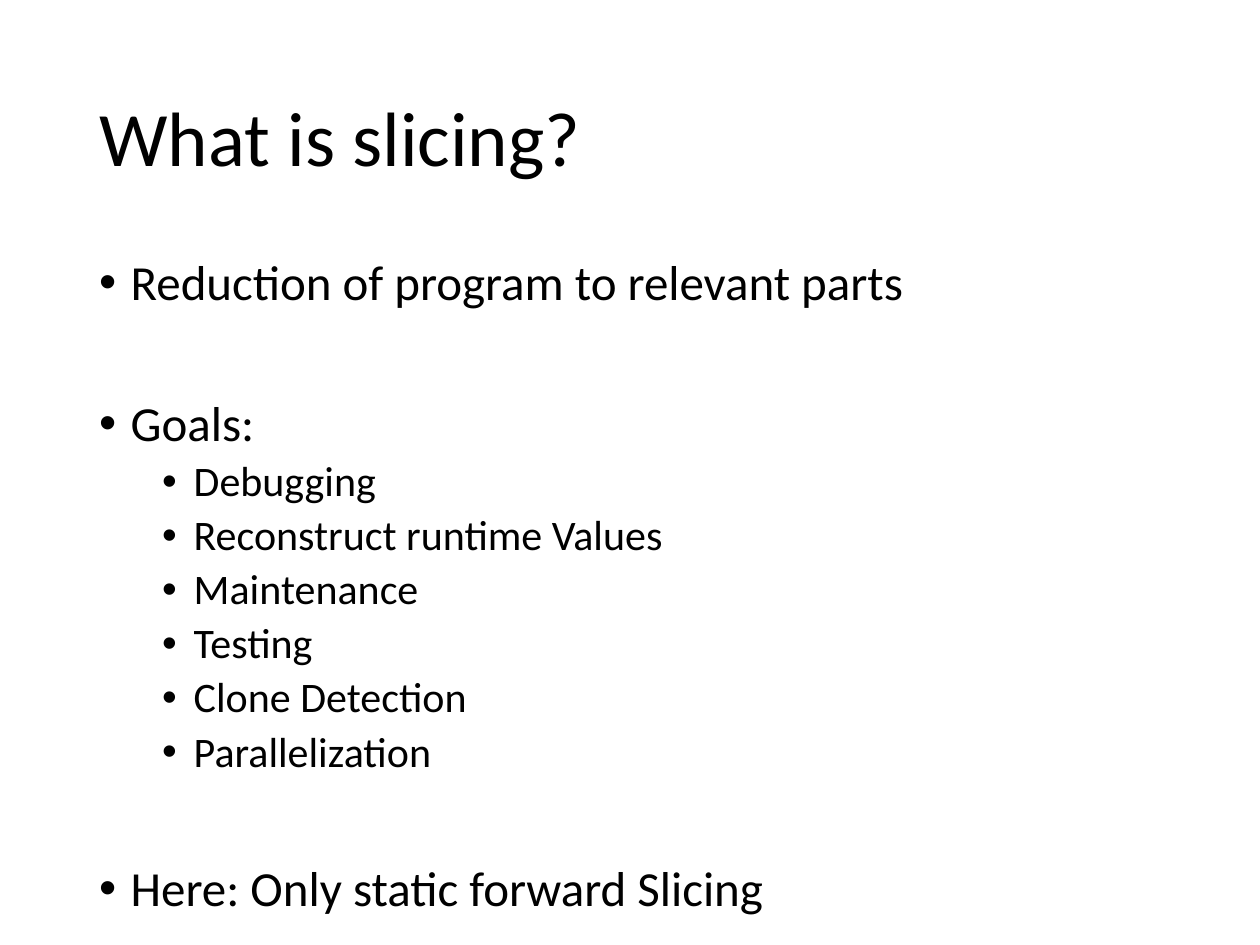
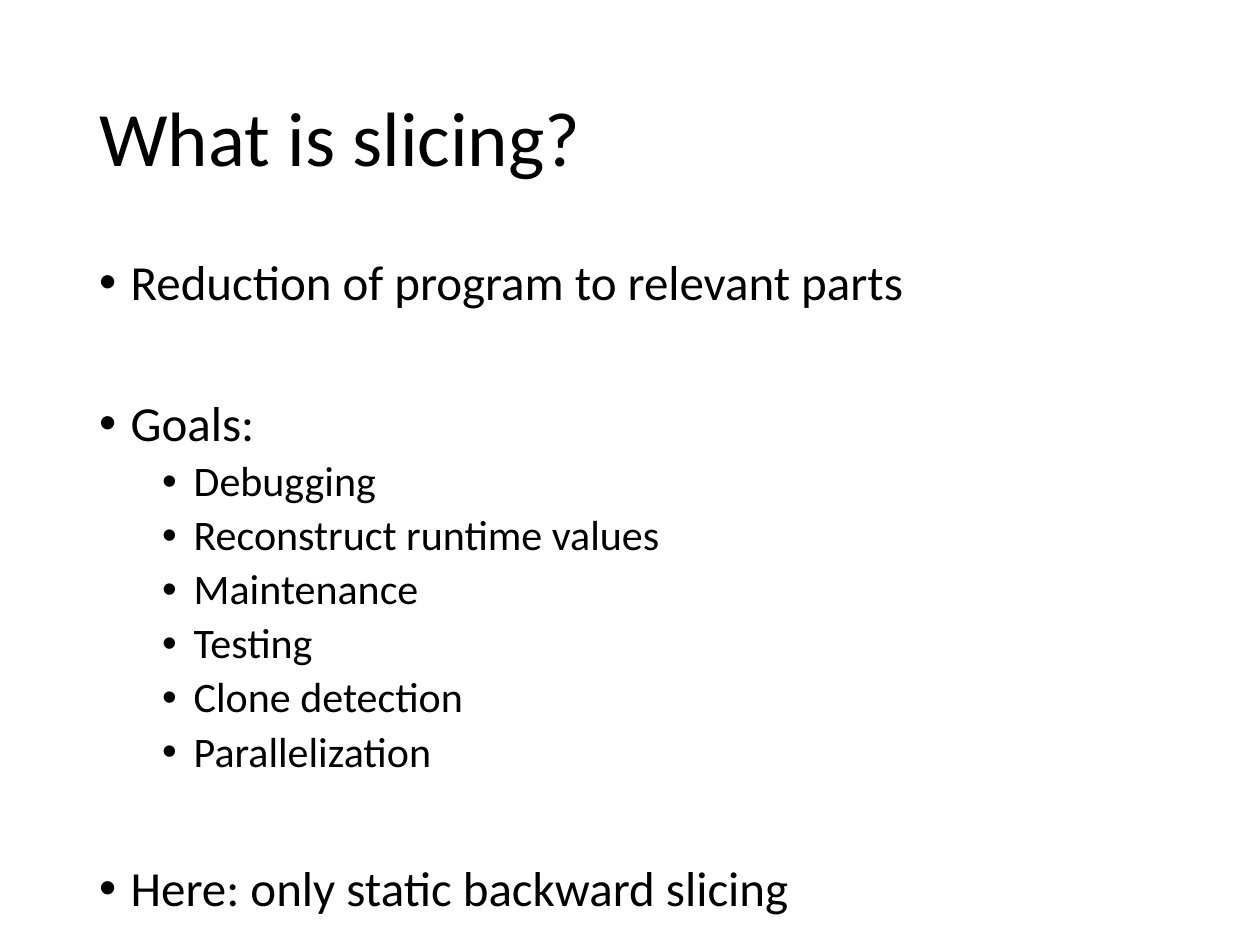
Before and after one commit to stg-tud/apsa, a slide deck: slide 2 of 2019/Slicing/Applied Static Analysis -Code Slicing.pptx. Drawn at 1260x945 pixels with LibreOffice and Linux fonts; fonts in the diff are those of the drawing. Boxes give left, top, right and bottom in pixels: in the first picture for what was removed or moved away, otherwise in the second. Text is boxed around its words. In the diff, an @@ line names an element or a change of style, - is before the commit and + after.

Commit message:
Update slicing slides

```diff
--- a/2019/Slicing/Applied Static Analysis -Code Slicing.pptx
+++ b/2019/Slicing/Applied Static Analysis -Code Slicing.pptx
@@ text at (x1=194, y1=520, x2=659, y2=551): text changed @@
-  • Reconstruct runtime Values
+  • Reconstruct runtime values
@@ text at (x1=194, y1=682, x2=463, y2=713): text changed @@
-  • Clone Detection
+  • Clone detection
@@ text at (x1=131, y1=872, x2=788, y2=915): text changed @@
-• Here: Only static forward Slicing
+• Here: only static backward slicing
```
Also in this commit, not shown: 9 other slides changed, 1 other file.
